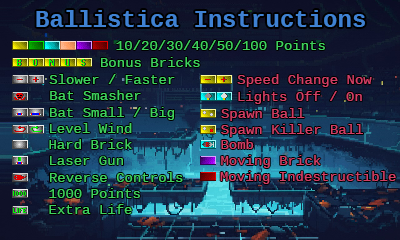
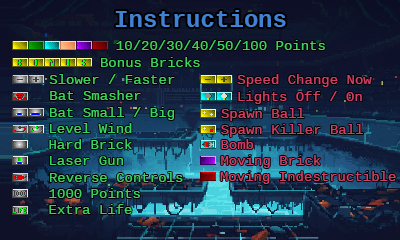
The second w=400, h=240 image is a revision of the first. Changes to its layers:
renamed "Ballistica Instructions" to "Instructions", painted on it over [36, 10, 365, 27]
